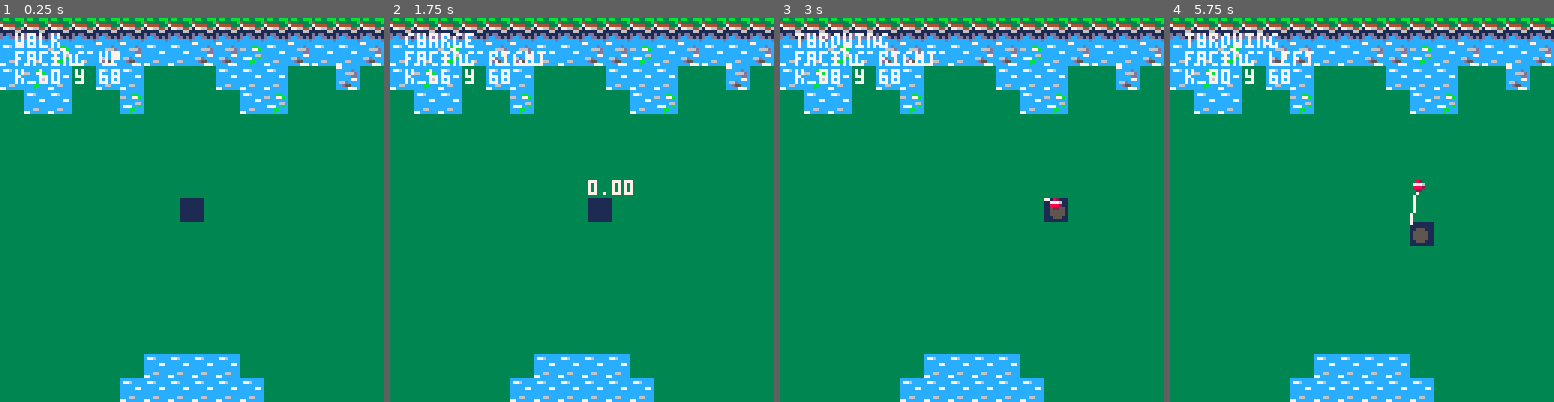
Above: before the commit, frames 1-4 (left to right).
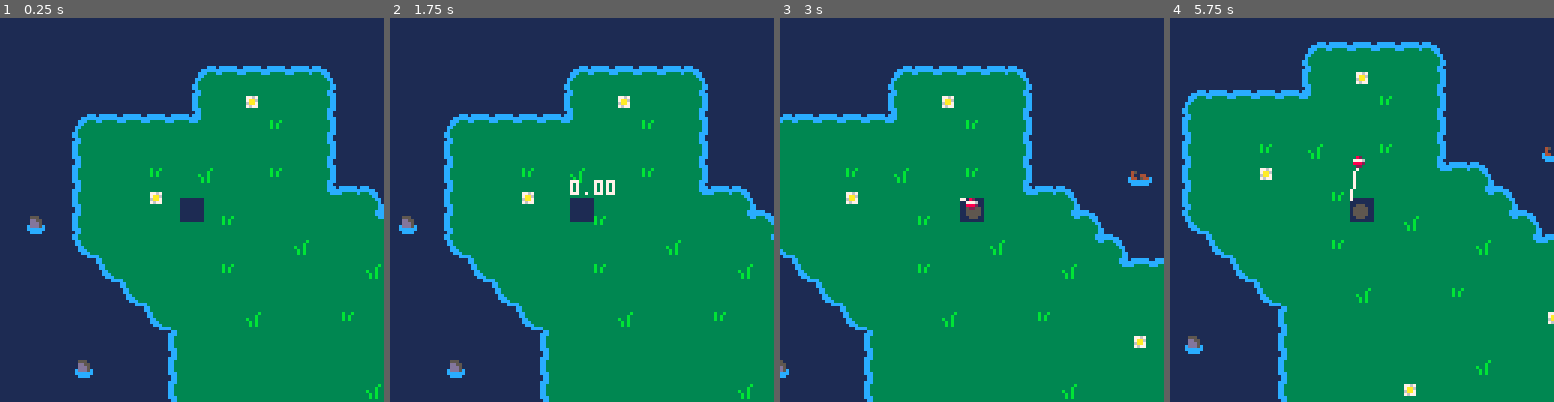
Above: after the commit, the same moments.

Repository: hexedrevii/fish.p8
Game: PICO-8 cartridge fish.p8
The game is run twice, just before and just after one commit, with the same random seed, the same clock (stepped at 60 frames per second) and the same inputs.
Inputs:
- Up to frame 1 (0.25 s): no input
- Up to frame 2 (1.75 s): tap X (X key) at 0.33, 1.07 s; tap O (Z key) at 0.7, 1.7 s; hold Right from 1.6 s (still down)
- Up to frame 3 (3 s): tap X (X key) at 1.85, 2.97 s; release Right at 2.1 s; tap O (Z key) at 2.1, 2.5, 2.9 s; hold Up 2.15-2.42 s; hold Right from 2.47 s (still down)
- Up to frame 4 (5.75 s): release Right at 3.03 s; hold Left 3.08-3.58 s; tap O (Z key) every 0.4 s from 3.3 to 5.7 s; hold Down 3.63-3.97 s; hold Right 4.02-4.68 s; tap X (X key) at 4.08, 5.2 s; hold Up 4.73-5.03 s; hold Left 5.08-5.68 s; hold Down from 5.73 s (still down)

The runs differ from the first frame. In frame 1, 51% of the frame differs, in the area x 0-100%, y 0-100%; in frame 2, 50%; in frame 3, 45%; in frame 4, 44%.

Commit message:
feat: Fish has base description and XP variable. refactor: Move minigame to it's own table.

Diff:
--- a/fish.p8
+++ b/fish.p8
@@ -20,6 +20,26 @@
 
 function randr(min, max)
 	return flr(rnd(max-min)) + min
+end
+
+function wordwrap(str,px)
+ -- local ps=$0x5f24
+ local res=""
+ foreach(split(str,"\n",false),function(s,ln)
+  foreach(split(s," ",false),function(word)
+   local ln_word=ln and ln.." "..word or word
+   if px<?ln_word,0,10000
+   then
+    if(ln)res..=ln.."\n"
+    ln=word
+   else
+    ln=ln_word
+   end
+  end)
+  res..=ln.."\n"
+ end)
+ -- poke4(0x5f24,ps)
+ return sub(res,1,-2)
 end
 
 function f2(n)
@@ -172,10 +192,6 @@
 	self.bobbler = nil
 	self.hooked = nil
 	self.hooked_size = nil
-
-	-- data for minigame
-	self.fish = nil
-	self.bar = nil
 end
 
 function player:update()
@@ -283,35 +299,8 @@
 		self.strike -= 1
 
 		if btnp(❎) then
-			self.state = "minigame"
 			self.strike = 0
-
-			self.fish = {
-				x = 64,
-				target = 64,
-
-				-- 20 frame grace period
-				timer = 20,
-				dashing = false,
-
-				progress = 50,
-				flipped = false,
-
-				reeling = true,
-				sp = 7
-			}
-
-			-- todo
-			-- increase width based
-			-- on level
-			local w = self.rod.width
-			self.bar = {
-				x = self.fish.x - w / 2,
-				w = w,
-				h = 7,
-
-				spd = 1.5
-			}
+			minigame:setup()
 
 			return
 		end
@@ -331,96 +320,6 @@
 			-- feedback for miss
 			sfx(0)
 		end
-	elseif self.state == "minigame" then
-		-- bar goes first
-		local bar = self.bar
-
-		if btn(⬅️) then
-			bar.x -= bar.spd
-			if bar.x <= minigame.minx then
-				bar.x = minigame.minx
-			end
-		elseif btn(➡️) then
-			bar.x += bar.spd
-
-			if bar.x >= minigame.maxx - 5 then
-				bar.x = minigame.maxx - 5
-			end
-		end
-
-		local fish = self.fish
-
-		fish.timer -= 1
-		if fish.timer <= 0 then
-			fish.target =
-				randr(
-					minigame.minx,
-					minigame.maxx
-				)
-
-			fish.timer =
-				randr(
-					30,
-					90 - (self.hooked.aggr * 50)
-				)
-
-			fish.dashing =
-				rnd() < self.hooked.aggr
-
-			fish.flipped = fish.x < fish.target
-		end
-
-		local spd = self.hooked.spd
-		if fish.dashing then
-			spd = self.hooked.dspd
-		end
-
-		if fish.x < fish.target then
-			fish.x += spd
-			if (fish.x > fish.target) fish.x = fish.target
-		else
-			fish.x -= spd
-			if (fish.x < fish.target) fish.x = fish.target
-		end
-
-		if crect(
-			bar.x, minigame.y, bar.w, bar.h,
-			fish.x, minigame.y, 8, 8
-		) then
-			fish.reeling = true
-
-			fish.sp = 7
-			fish.progress += self.prate
-			if fish.progress >= 100 then
-				fish.progress = 100
-			end
-		else
-			fish.reeling = false
-
-			fish.sp = 8
-			fish.progress -= self.lrate
-			if fish.progress <= 0 then
-				fish.progress = 0
-			end
-		end
-
-		if fish.progress >= 100 then
-			if btn(❎) then
-				self.state = "caught"
-			end
-		elseif fish.progress <= 0 then
-			-- todo
-			-- maybe an intermediary
-			-- state??
-
-			self.state = "walk"
-
-			self.hooked = nil
-			self.hooked_size = nil
-			self.fish = nil
-			self.bar = nil
-		end
-
 	elseif self.state == "caught" then
 		if btnp(🅾️) then
 			self.state = "walk"
@@ -430,8 +329,6 @@
 
 			self.hooked = nil
 			self.hooked_size = nil
-			self.fish = nil
-			self.bar = nil
 		end
 	end
 end
@@ -456,9 +353,6 @@
 		self.bobbler:draw()
 
 		spr(6, self.x, self.y - 10)
-	elseif self.state == "minigame" then
-		self:tobobbler()
-		self.bobbler:draw()
 	end
 end
 -->8
@@ -546,8 +440,8 @@
 fish = {
 	forest = {
 		small = {
-			mkfish("minnow", nil, nil, nil, 0.8, 0.2, 1.0),
-			mkfish("tuna", nil, nil, nil, 1.0, 0.4, 1.5),
+			mkfish("minnow", "this small fish can pack punch! it lives in lakes.", 5, nil, 0.8, 0.2, 1.0),
+			mkfish("tuna", "this massive fish tastes really good! thankfully, its just a baby. what is it doing in a lake, though?", 3, nil, 1.0, 0.4, 1.5),
 		}
 	}
 }
@@ -564,13 +458,6 @@
 			75, 20, 5
 		},
 	},
-}
-
-minigame = {
-	minx = 10,
-	maxx = 108,
-
-	y = 80
 }
 
 -- todo
@@ -584,6 +471,207 @@
 		miny = 0,
 	}
 }
+
+-->8
+-- minigame
+minigame = {
+	minx = 10,
+	maxx = 108,
+
+	y = 80,
+
+	active = false
+}
+
+function minigame:setup()
+	self.fish = {
+			x = 64,
+			target = 64,
+
+			-- 20 frame grace period
+			timer = 20,
+			dashing = false,
+
+			progress = 50,
+			flipped = false,
+
+			reeling = true,
+			sp = 7
+		}
+
+		-- todo
+		-- increase width based
+		-- on level
+		local w = player.rod.width
+		self.bar = {
+			x = self.fish.x - w / 2,
+			w = w,
+			h = 7,
+
+			spd = 1.5
+		}
+
+		self.active = true
+end
+
+function minigame:update()
+	-- bar goes first
+	local bar = self.bar
+
+	if btn(⬅️) then
+		bar.x -= bar.spd
+		if bar.x <= self.minx then
+			bar.x = self.minx
+		end
+	elseif btn(➡️) then
+		bar.x += bar.spd
+
+		if bar.x >= self.maxx - 5 then
+			bar.x = self.maxx - 5
+		end
+	end
+
+	local fish = self.fish
+
+	fish.timer -= 1
+	if fish.timer <= 0 then
+		fish.target =
+			randr(
+				minigame.minx,
+				minigame.maxx
+			)
+
+		fish.timer =
+			randr(
+				30,
+				90 - (player.hooked.aggr * 50)
+			)
+
+		fish.dashing =
+			rnd() < player.hooked.aggr
+
+		fish.flipped = fish.x < fish.target
+	end
+
+	local spd = player.hooked.spd
+	if fish.dashing then
+		spd = player.hooked.dspd
+	end
+
+	if fish.x < fish.target then
+		fish.x += spd
+		if (fish.x > fish.target) fish.x = fish.target
+	else
+		fish.x -= spd
+		if (fish.x < fish.target) fish.x = fish.target
+	end
+
+	if crect(
+		bar.x, self.y, bar.w, bar.h,
+		fish.x, self.y, 8, 8
+	) then
+		fish.reeling = true
+
+		fish.sp = 7
+		fish.progress += player.prate
+		if fish.progress >= 100 then
+			fish.progress = 100
+		end
+	else
+		fish.reeling = false
+
+		fish.sp = 8
+		fish.progress -= player.lrate
+		if fish.progress <= 0 then
+			fish.progress = 0
+		end
+	end
+
+	if fish.progress >= 100 then
+		if btn(❎) then
+			player.state = "caught"
+			self.active = false
+		end
+	elseif fish.progress <= 0 then
+		-- todo
+		-- maybe an intermediary
+		-- state??
+
+		player.state = "walk"
+
+		player.hooked = nil
+		player.hooked_size = nil
+
+		self.fish = nil
+		self.bar = nil
+		self.active = false
+	end
+
+end
+
+function minigame:draw()
+	-- background
+	local offset = 5
+	local bh = 35
+	rrectfill(
+		self.minx - offset, self.y - offset,
+		self.maxx + offset * 2, bh, 3, 4
+	)
+
+	rrect(
+		self.minx - offset, self.y - offset,
+		self.maxx + offset * 2, bh, 3, 7
+	)
+
+	local fish = self.fish
+
+	rrect(
+		self.minx - 1, self.y - 1,
+		self.maxx + 2, 10, 2,
+		7
+	)
+
+	rrectfill(
+		self.minx, self.y,
+		self.maxx, 8, 1,
+		1
+	)
+
+	-- player bar
+	local bar = self.bar
+	rrectfill(
+		bar.x, self.y,
+		bar.w, bar.h + 1, 2, 3
+	)
+
+	rrect(
+		bar.x, self.y,
+		bar.w, bar.h + 1, 2, 11
+	)
+
+	-- fish
+	spr(fish.sp,
+		fish.x, self.y,
+		1, 1,
+		fish.flipped
+	)
+
+	-- progress
+	print(flr(fish.progress) .. "%", self.minx, self.y + 10, 7)
+
+	-- funny pixel worlds-like
+	-- text
+	if fish.reeling then
+		local txt = "fish on!"
+		if fish.progress >= 100 then
+			txt = "fish on! ❎ to catch!"
+		end
+
+		local w = #txt * 4
+		print(txt, 128 / 2 - w / 2, self.y + 20, 11)
+	end
+end
+
 -->8
 -- game
 
@@ -598,86 +686,28 @@
 end
 
 function game:update()
+	if minigame.active then
+		minigame:update()
+		return
+	end
+
 	player:update()
 end
 
 function game:draw()
 	cls(self.area.clr)
 
-	-- camera(player.x - 60, player.y - 60)
+	camera(player.x - 60, player.y - 60)
 	map(self.area.minx, self.area.miny)
 	player:draw()
 
 	camera(0, 0)
 
-	?player.state,5,5,7
-	?"facing " .. player.facing
-	?"x " .. player.x .. " y " .. player.y
-
-	if player.state == "minigame" then
-		-- background
-		local offset = 5
-		local bh = 35
-		rrectfill(
-			minigame.minx - offset, minigame.y - offset,
-			minigame.maxx + offset * 2, bh, 3, 4
-		)
-
-		rrect(
-			minigame.minx - offset, minigame.y - offset,
-			minigame.maxx + offset * 2, bh, 3, 7
-		)
-
-		local fish = player.fish
-
-		rrect(
-			minigame.minx - 1, minigame.y - 1,
-			minigame.maxx + 2, 10, 2,
-			7
-		)
-
-		rrectfill(
-			minigame.minx, minigame.y,
-			minigame.maxx, 8, 1,
-			1
-		)
-
-		-- player bar
-		local bar = player.bar
-		rrectfill(
-			bar.x, minigame.y,
-			bar.w, bar.h + 1, 2, 3
-		)
-
-		rrect(
-			bar.x, minigame.y,
-			bar.w, bar.h + 1, 2, 11
-		)
-
-		-- fish
-		spr(fish.sp,
-			fish.x, minigame.y,
-			1, 1,
-			fish.flipped
-		)
-
-		-- progress
-		-- todo
-		-- make this a rect
-		print(flr(fish.progress) .. "%", minigame.minx, minigame.y + 10, 7)
-
-		-- funny pixel worlds-like
-		-- text
-		if fish.reeling then
-			local txt = "fish on!"
-			if fish.progress >= 100 then
-				txt = "fish on! ❎ to catch!"
-			end
-
-			local w = #txt * 4
-			print(txt, 128 / 2 - w / 2, minigame.y + 20, 11)
-		end
-	elseif player.state == "caught" then
+	if minigame.active then
+		minigame:draw()
+	end
+
+	if player.state == "caught" then
 		-- body
 		rectfill(
 			self.padding, self.padding,
@@ -714,16 +744,18 @@
 			7
 		)
 
+		print(player.hooked.xp .. " xp", self.padding + 5, self.padding + 15)
+
 		-- placeholder img
 		local ix, iy =
 			self.padding + 38,
-			128 - self.padding - offset + 20
+			128 - self.padding - offset + 18
 
 		spr(34, ix, iy)
 		rect(ix - 1, iy - 1, ix + 9, iy + 9, 7)
 
-		-- description
-		-- todo
+		local wrap = 118 - self.padding * 2
+		print(wordwrap(player.hooked.desc, wrap), self.padding + 5, self.padding + 35)
 	end
 end
 
@@ -760,25 +792,41 @@
 
 
 __gff__
-0001000000000000000000000000000000000000000000000000000000000000030000000000000000000000000000000303030000000000000000000000000000000000000000000000000000000000000000000000000000000000000000000000000000000000000000000000000000000000000000000000000000000000
+0001000000000000000000000000000000000000000000000000000000000000030000000202020202020000000000000303000002020202020200000000000000000000000000000000000000000000000000000000000000000000000000000000000000000000000000000000000000000000000000000000000000000000
 0000000000000000000000000000000000000000000000000000000000000000000000000000000000000000000000000000000000000000000000000000000000000000000000000000000000000000000000000000000000000000000000000000000000000000000000000000000000000000000000000000000000000000
 __map__
-3030303030303030303030303030303000000000000000000000000000000000000000000000000000000000000000000000000000000000000000000000000000000000000000000000000000000000000000000000000000000000000000000000000000000000000000000000000000000000000000000000000000000000
-2020312032322020323231203220203200000000000000000000000000000000000000000000000000000000000000000000000000000000000000000000000000000000000000000000000000000000000000000000000000000000000000000000000000000000000000000000000000000000000000000000000000000000
-2031200020200000002020200000320000000000000000000000000000000000000000000000000000000000000000000000000000000000000000000000000000000000000000000000000000000000000000000000000000000000000000000000000000000000000000000000000000000000000000000000000000000000
-0020200000310000000020310000000000000000000000000000000000000000000000000000000000000000000000000000000000000000000000000000000000000000000000000000000000000000000000000000000000000000000000000000000000000000000000000000000000000000000000000000000000000000
-0000000000000000000000000000000000000000000000000000000000000000000000000000000000000000000000000000000000000000000000000000000000000000000000000000000000000000000000000000000000000000000000000000000000000000000000000000000000000000000000000000000000000000
-0000000000000000000000000000000000000000000000000000000000000000000000000000000000000000000000000000000000000000000000000000000000000000000000000000000000000000000000000000000000000000000000000000000000000000000000000000000000000000000000000000000000000000
-0000000000000000000000000000000000000000000000000000000000000000000000000000000000000000000000000000000000000000000000000000000000000000000000000000000000000000000000000000000000000000000000000000000000000000000000000000000000000000000000000000000000000000
-0000000000000000000000000000000000000000000000000000000000000000000000000000000000000000000000000000000000000000000000000000000000000000000000000000000000000000000000000000000000000000000000000000000000000000000000000000000000000000000000000000000000000000
-0000000000000000000000000000000000000000000000000000000000000000000000000000000000000000000000000000000000000000000000000000000000000000000000000000000000000000000000000000000000000000000000000000000000000000000000000000000000000000000000000000000000000000
-0000000000000000000000000000000000000000000000000000000000000000000000000000000000000000000000000000000000000000000000000000000000000000000000000000000000000000000000000000000000000000000000000000000000000000000000000000000000000000000000000000000000000000
-0000000000000000000000000000000000000000000000000000000000000000000000000000000000000000000000000000000000000000000000000000000000000000000000000000000000000000000000000000000000000000000000000000000000000000000000000000000000000000000000000000000000000000
-0000000000000000000000000000000000000000000000000000000000000000000000000000000000000000000000000000000000000000000000000000000000000000000000000000000000000000000000000000000000000000000000000000000000000000000000000000000000000000000000000000000000000000
-0000000000000000000000000000000000000000000000000000000000000000000000000000000000000000000000000000000000000000000000000000000000000000000000000000000000000000000000000000000000000000000000000000000000000000000000000000000000000000000000000000000000000000
-0000000000000000000000000000000000000000000000000000000000000000000000000000000000000000000000000000000000000000000000000000000000000000000000000000000000000000000000000000000000000000000000000000000000000000000000000000000000000000000000000000000000000000
-0000000000002020202000000000000000000000000000000000000000000000000000000000000000000000000000000000000000000000000000000000000000000000000000000000000000000000000000000000000000000000000000000000000000000000000000000000000000000000000000000000000000000000
-0000000000202020202020000000000000000000000000000000000000000000000000000000000000000000000000000000000000000000000000000000000000000000000000000000000000000000000000000000000000000000000000000000000000000000000000000000000000000000000000000000000000000000
-
-
-
+3030303030303030303030300101010101010101010101010101010101010101000000000000000000000000000000000000000000000000000000000000000000000000000000000000000000000000000000000000000000000000000000000000000000000000000000000000000000000000000000000000000000000000
+3030303030303030303030300101010101010101010101010101010101010101000000000000000000000000000000000000000000000000000000000000000000000000000000000000000000000000000000000000000000000000000000000000000000000000000000000000000000000000000000000000000000000000
+3030303030303030243636363625010101010101010101010101010101010101000000000000000000000000000000000000000000000000000000000000000000000000000000000000000000000000000000000000000000000000000000000000000000000000000000000000000000000000000000000000000000000000
+3030303030303030370032000027010101010101010101010101010101010101000000000000000000000000000000000000000000000000000000000000000000000000000000000000000000000000000000000000000000000000000000000000000000000000000000000000000000000000000000000000000000000000
+3030302436363636340000330027010101010101010101010101010101010101000000000000000000000000000000000000000000000000000000000000000000000000000000000000000000000000000000000000000000000000000000000000000000000000000000000000000000000000000000000000000000000000
+3030303700000000000000000027010101010101010101010101010101010101000000000000000000000000000000000000000000000000000000000000000000000000000000000000000000000000000000000000000000000000000000000000000000000000000000000000000000000000000000000000000000000000
+3030303700003300230000330027010101012001010101010101010101010101000000000000000000000000000000000000000000000000000000000000000000000000000000000000000000000000000000000000000000000000000000000000000000000000000000000000000000000000000000000000000000000000
+3030303700003200000000000035362501010101010101010101010101010101000000000000000000000000000000000000000000000000000000000000000000000000000000000000000000000000000000000000000000000000000000000000000000000000000000000000000000000000000000000000000000000000
+3031303700000000003300000000003525010101010101010101010101010101000000000000000000000000000000000000000000000000000000000000000000000000000000000000000000000000000000000000000000000000000000000000000000000000000000000000000000000000000000000000000000000000
+3030303828000000000000002300000035250101010101010101010101010101000000000000000000000000000000000000000000000000000000000000000000000000000000000000000000000000000000000000000000000000000000000000000000000000000000000000000000000000000000000000000000000000
+3030303038280000003300000000002300353636363636250101010101010101000000000000000000000000000000000000000000000000000000000000000000000000000000000000000000000000000000000000000000000000000000000000000000000000000000000000000000000000000000000000000000000000
+3030303030382800000000000000000000000000000000352501010101010101000000000000000000000000000000000000000000000000000000000000000000000000000000000000000000000000000000000000000000000000000000000000000000000000000000000000000000000000000000000000000000000000
+3030303030303828000023000000330000000000330000003525010101010101000000000000000000000000000000000000000000000000000000000000000000000000000000000000000000000000000000000000000000000000000000000000000000000000000000000000000000000000000000000000000000000000
+3030303030303037000000000000000000003200000000000035250101010101000000000000000000000000000000000000000000000000000000000000000000000000000000000000000000000000000000000000000000000000000000000000000000000000000000000000000000000000000000000000000000000000
+3030303130303037000000000000000000000000000033000000352501010101000000000000000000000000000000000000000000000000000000000000000000000000000000000000000000000000000000000000000000000000000000000000000000000000000000000000000000000000000000000000000000000000
+3030303030303037000000000000002300000000000000000000002701010101000000000000000000000000000000000000000000000000000000000000000000000000000000000000000000000000000000000000000000000000000000000000000000000000000000000000000000000000000000000000000000000000
+0101010101010137000000003200000000000000000000000000002701010101000000000000000000000000000000000000000000000000000000000000000000000000000000000000000000000000000000000000000000000000000000000000000000000000000000000000000000000000000000000000000000000000
+0101010101010137000000000000000000003300000032002300002701010101000000000000000000000000000000000000000000000000000000000000000000000000000000000000000000000000000000000000000000000000000000000000000000000000000000000000000000000000000000000000000000000000
+0101010101010138280000000000003300000000000000000000002701010101000000000000000000000000000000000000000000000000000000000000000000000000000000000000000000000000000000000000000000000000000000000000000000000000000000000000000000000000000000000000000000000000
+0101010101010101382800000000000000000000000000000000002701010101000000000000000000000000000000000000000000000000000000000000000000000000000000000000000000000000000000000000000000000000000000000000000000000000000000000000000000000000000000000000000000000000
+0101010101010101013826262626262800002300000000000000002701010101000000000000000000000000000000000000000000000000000000000000000000000000000000000000000000000000000000000000000000000000000000000000000000000000000000000000000000000000000000000000000000000000
+0101010101010101010101010101013828000000000000000000002701010101000000000000000000000000000000000000000000000000000000000000000000000000000000000000000000000000000000000000000000000000000000000000000000000000000000000000000000000000000000000000000000000000
+0101010101010101010101010101010137000000000000002300002701010101000000000000000000000000000000000000000000000000000000000000000000000000000000000000000000000000000000000000000000000000000000000000000000000000000000000000000000000000000000000000000000000000
+0101010101010101010101010101010137000000003200000000002701010101000000000000000000000000000000000000000000000000000000000000000000000000000000000000000000000000000000000000000000000000000000000000000000000000000000000000000000000000000000000000000000000000
+0101010101010101010120010101010138280000000000000000293901010101000000000000000000000000000000000000000000000000000000000000000000000000000000000000000000000000000000000000000000000000000000000000000000000000000000000000000000000000000000000000000000000000
+0101010101010101010101010101010101382800002300000029390101010101000000000000000000000000000000000000000000000000000000000000000000000000000000000000000000000000000000000000000000000000000000000000000000000000000000000000000000000000000000000000000000000000
+0101010101010101010101010101010101013828000000002939010101010101000000000000000000000000000000000000000000000000000000000000000000000000000000000000000000000000000000000000000000000000000000000000000000000000000000000000000000000000000000000000000000000000
+0101010101010101010101010101010101010138262626263901010101010101000000000000000000000000000000000000000000000000000000000000000000000000000000000000000000000000000000000000000000000000000000000000000000000000000000000000000000000000000000000000000000000000
+0101010101010101010101010101012001010101010101010101010101010101000000000000000000000000000000000000000000000000000000000000000000000000000000000000000000000000000000000000000000000000000000000000000000000000000000000000000000000000000000000000000000000000
+0101010101010101010101010101010101010101010101010101010101010101000000000000000000000000000000000000000000000000000000000000000000000000000000000000000000000000000000000000000000000000000000000000000000000000000000000000000000000000000000000000000000000000
+0101010101010101010101010101010101010101010101010101010101010101000000000000000000000000000000000000000000000000000000000000000000000000000000000000000000000000000000000000000000000000000000000000000000000000000000000000000000000000000000000000000000000000
+0101010101010101010101010101010101010101010101010101010101010101000000000000000000000000000000000000000000000000000000000000000000000000000000000000000000000000000000000000000000000000000000000000000000000000000000000000000000000000000000000000000000000000
+
+
+
Not shown, changed: 18 lines of the sprite sheet (__gfx__) section of fish.p8
Not shown, added: .editorconfig
Not shown, changed: .gitignore
